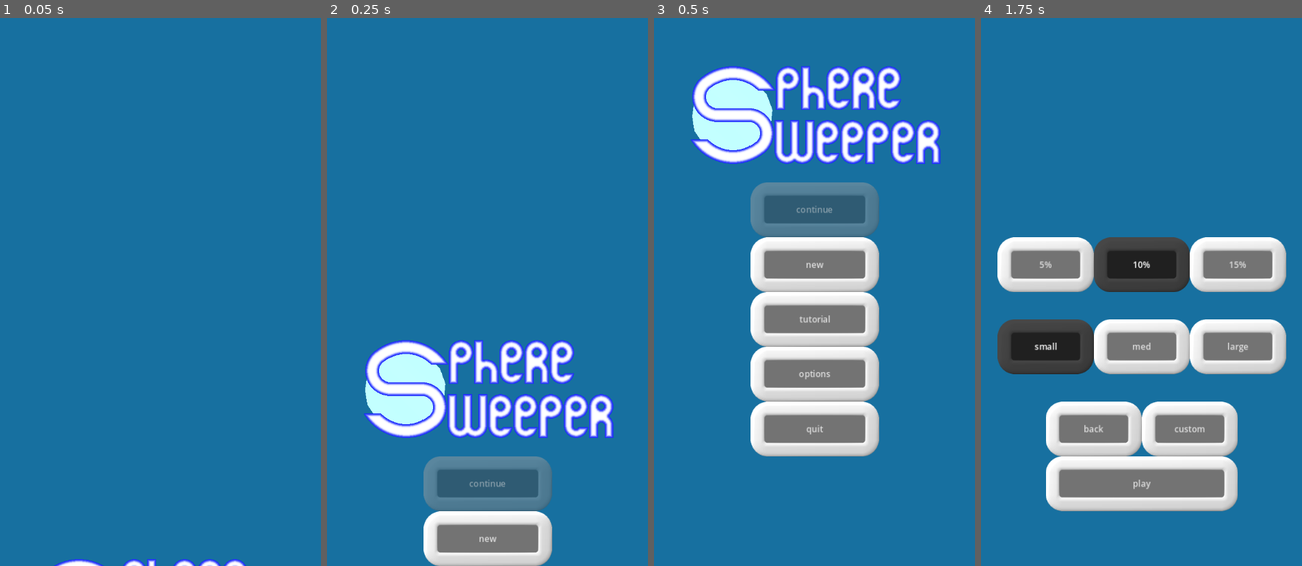
Above: before the commit, frames 1-4 (left to right).
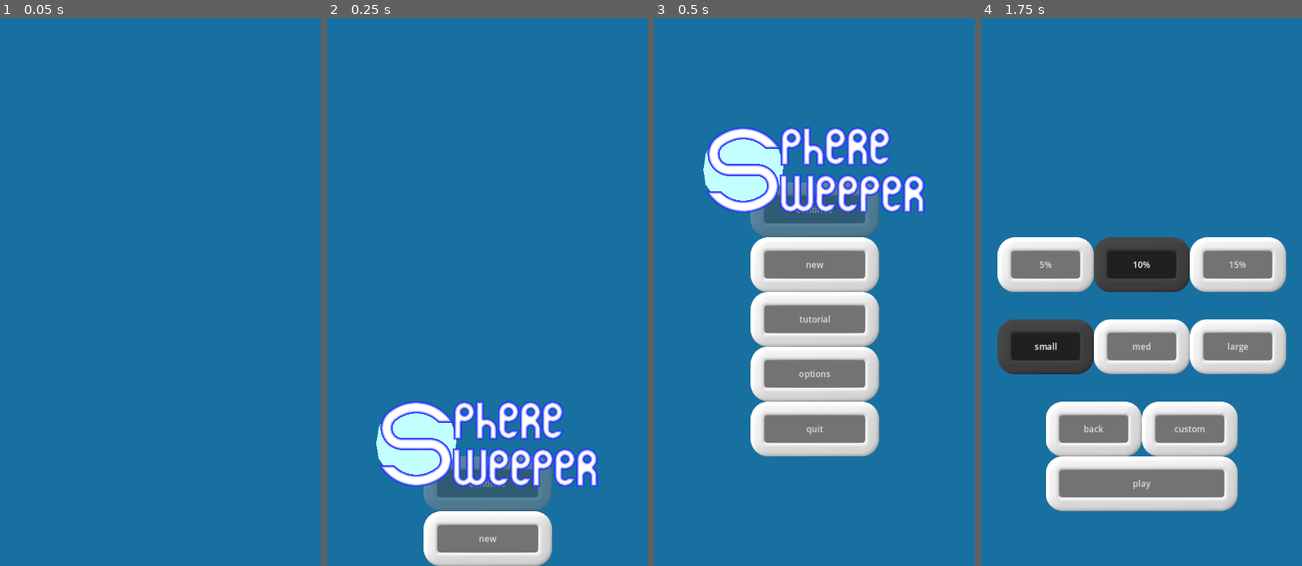
Above: after the commit, the same moments.

Repository: WalynC/sphereSweeperGodot
Game: Godot game, scene res://mainScenes/menu_scene.tscn
Same seed, same stepped clock (60 frames per second), same inputs: the game is played once before the commit and once after it. This scene is started directly instead of the project's main scene. Sound files missing from this copy of the repository are replaced by a short silence.
Inputs (mouse positions are in pixels of both pictures, inside the frame that each line leads up to):
- Up to frame 1 (0.05 s): no input
- Up to frame 2 (0.25 s): no input
- Up to frame 3 (0.5 s): no input
- Up to frame 4 (1.75 s): click "new" at 0.5 s; move the mouse to (1212, 264) at 1.27 s; hold Down (scroll_down) from 1.28 s (still down); click (1212, 264) at 1.42 s

The runs differ from the first frame. In frame 1, 0.4% of the frame differs, in the area x 16-77%, y 98-100%; in frame 2, 13%, in the area x 11-90%, y 58-86%; in frame 3, 13%; in frame 4, nothing differs.

Commit message:
Sphere sweeper title now in proper place

Diff:
--- a/mainScenes/menu_scene.tscn
+++ b/mainScenes/menu_scene.tscn
@@ -20,7 +20,7 @@
 
 [node name="VisualLoader" parent="." node_paths=PackedStringArray("controlRoot", "mainMenuSphere", "worldEnv") instance=ExtResource("7_csdbo")]
 controlRoot = NodePath("../menu root")
-mainMenuSphere = NodePath("../menu root/mainMenu/SubViewportContainer/SubViewport/MeshInstance3D")
+mainMenuSphere = NodePath("../menu root/mainMenu/TextureRect2/SubViewportContainer/SubViewport/MeshInstance3D")
 worldEnv = NodePath("../WorldEnvironment")
 
 [node name="UserSettings" type="Node" parent="."]
@@ -41,31 +41,38 @@
 basicGameUI = NodePath("../newGameBasicMenu")
 optionsMenuUI = NodePath("../options_menu")
 
-[node name="SubViewportContainer" type="SubViewportContainer" parent="menu root/mainMenu"]
+[node name="TextureRect2" type="Control" parent="menu root/mainMenu"]
+layout_mode = 1
+anchor_left = 0.15
+anchor_top = 0.2
+anchor_right = 0.85
+anchor_bottom = 0.35
+grow_horizontal = 2
+grow_vertical = 2
+
+[node name="SubViewportContainer" type="SubViewportContainer" parent="menu root/mainMenu/TextureRect2"]
 layout_mode = 1
 anchors_preset = -1
-anchor_left = 0.25
-anchor_top = 0.175
-anchor_right = 0.25
-anchor_bottom = 0.175
-offset_left = -105.0
-offset_top = -97.0
-offset_right = 95.0
-offset_bottom = 103.0
+anchor_top = 0.5
+anchor_bottom = 0.5
+offset_left = -24.0
+offset_top = -100.0
+offset_right = 176.0
+offset_bottom = 100.0
 grow_horizontal = 2
 grow_vertical = 2
 pivot_offset = Vector2(100, 100)
 
-[node name="SubViewport" type="SubViewport" parent="menu root/mainMenu/SubViewportContainer"]
+[node name="SubViewport" type="SubViewport" parent="menu root/mainMenu/TextureRect2/SubViewportContainer"]
 transparent_bg = true
 handle_input_locally = false
 size = Vector2i(200, 200)
 render_target_update_mode = 4
 
-[node name="Camera3D" type="Camera3D" parent="menu root/mainMenu/SubViewportContainer/SubViewport"]
+[node name="Camera3D" type="Camera3D" parent="menu root/mainMenu/TextureRect2/SubViewportContainer/SubViewport"]
 transform = Transform3D(1, 0, 0, 0, 1, 0, 0, 0, 1, 0, 0, 1.34887)
 
-[node name="MeshInstance3D" type="MeshInstance3D" parent="menu root/mainMenu/SubViewportContainer/SubViewport"]
+[node name="MeshInstance3D" type="MeshInstance3D" parent="menu root/mainMenu/TextureRect2/SubViewportContainer/SubViewport"]
 transform = Transform3D(1, 0, 0, 0, 1, 0, 0, 0, 1, 0, 0, -0.623311)
 material_override = ExtResource("4_6pvk7")
 cast_shadow = 0
@@ -73,18 +80,16 @@
 mesh = SubResource("ArrayMesh_1miag")
 script = ExtResource("6_kedia")
 
-[node name="DirectionalLight" type="DirectionalLight3D" parent="menu root/mainMenu/SubViewportContainer/SubViewport/MeshInstance3D"]
+[node name="DirectionalLight" type="DirectionalLight3D" parent="menu root/mainMenu/TextureRect2/SubViewportContainer/SubViewport/MeshInstance3D"]
 transform = Transform3D(1, 0, 0, 0, 1, 0, 0, 0, 1, 0, 0, 1.97218)
 light_bake_mode = 0
 shadow_enabled = true
 
-[node name="TextureRect" type="TextureRect" parent="menu root/mainMenu"]
+[node name="TextureRect" type="TextureRect" parent="menu root/mainMenu/TextureRect2"]
 layout_mode = 1
 anchors_preset = -1
-anchor_left = 0.1
-anchor_top = 0.1
-anchor_right = 0.9
-anchor_bottom = 0.25
+anchor_right = 1.0
+anchor_bottom = 1.0
 grow_horizontal = 2
 grow_vertical = 2
 texture = ExtResource("8_0ivn8")
